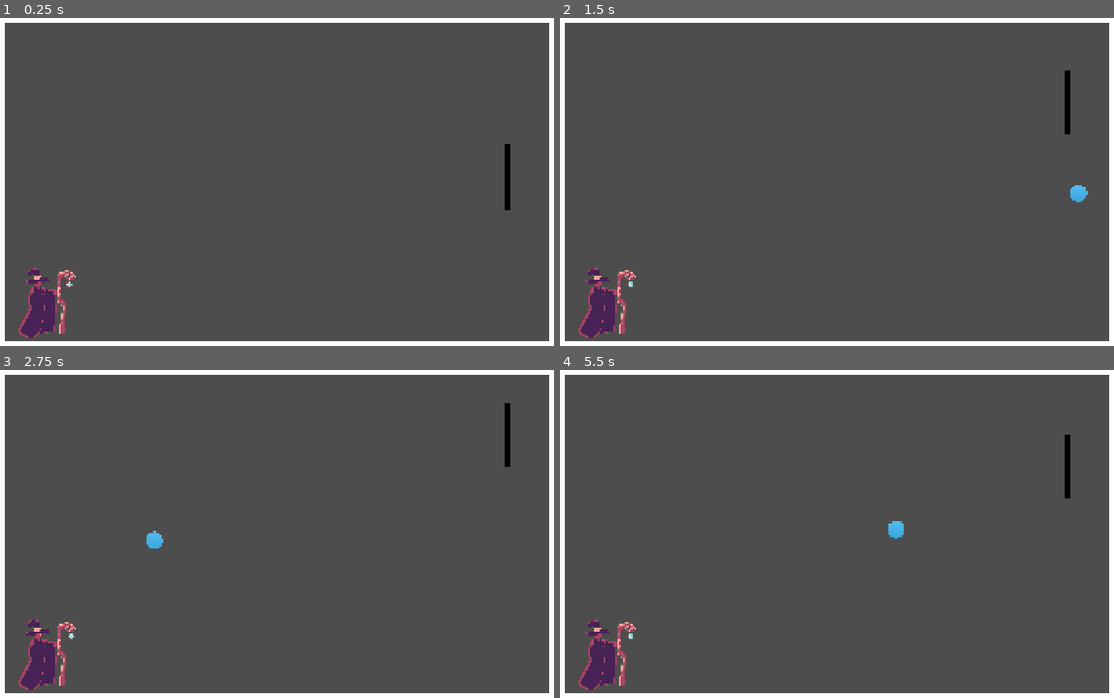
Above: before the commit, frames 1-4 (two rows, left to right).
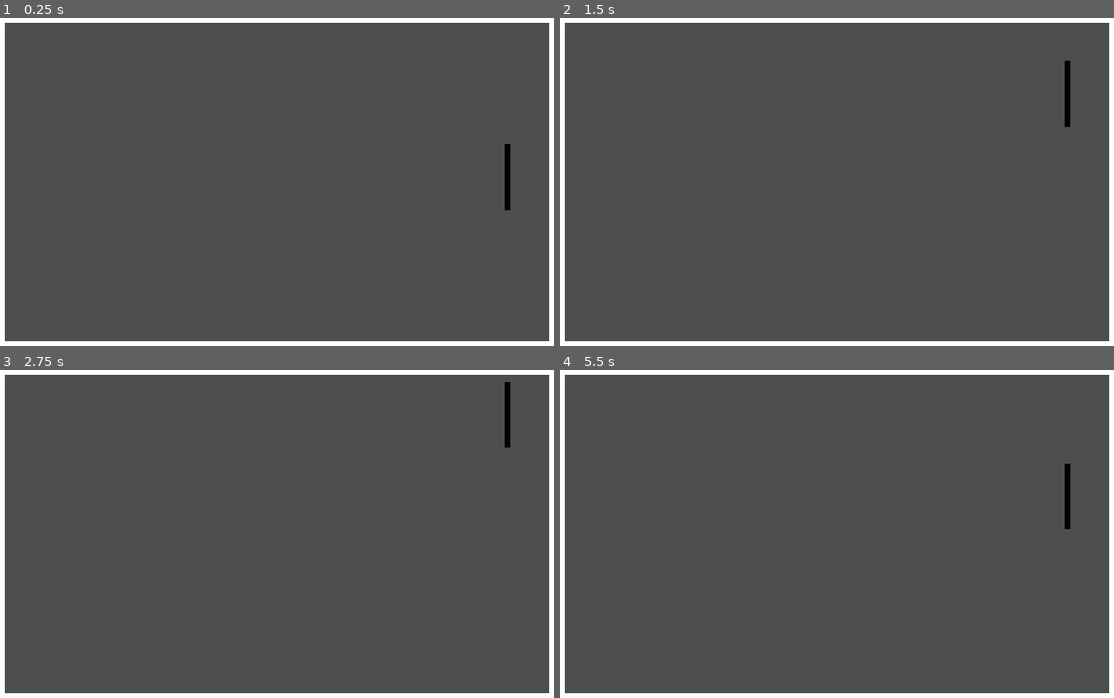
Above: after the commit, the same moments.

Repository: EmberDragons/Blobing
Game: Godot game, scene res://scenes/main.tscn
Same seed, same stepped clock (60 frames per second), same inputs: the game is played once before the commit and once after it.
Inputs:
- Up to frame 1 (0.25 s): no input
- Up to frame 2 (1.5 s): tap Enter at 0.5 s; hold Up (ui_up) 0.53-1.28 s; hold Down (ui_down) from 1.28 s (still down)
- Up to frame 3 (2.75 s): release Down (ui_down) at 2.03 s; hold Up (ui_up) from 2.03 s (still down)
- Up to frame 4 (5.5 s): release Up (ui_up) at 3.53 s; hold Left 3.53-5.03 s; hold Down (ui_down) from 5.03 s (still down)

The runs differ from the first frame. In frame 1, 1.1% of the frame differs, in the area x 3-14%, y 76-98%; in frame 2, 1.3%; in frame 3, 1.4%; in frame 4, 1.4%, in the area x 3-93%, y 19-98%.

Commit message:
triple slimes

Diff:
--- /dev/null
+++ b/new-game-project/gameObject/blob type/small.tscn
@@ -0,0 +1,35 @@
+[gd_scene format=3 uid="uid://cb0a3fhnkk3v3"]
+
+[ext_resource type="Script" uid="uid://6qqhiuadsbod" path="res://scripts/slime/slime.gd" id="1_2iji2"]
+[ext_resource type="Texture2D" uid="uid://dybml1h66pau1" path="res://Custom-Icon-Design-Flatastic-6-Circle.512.png" id="1_kwq0s"]
+
+[sub_resource type="PhysicsMaterial" id="PhysicsMaterial_johoh"]
+friction = 0.0
+bounce = 0.8
+
+[sub_resource type="CircleShape2D" id="CircleShape2D_kq4oe"]
+radius = 20.024984
+
+[sub_resource type="CircleShape2D" id="CircleShape2D_johoh"]
+radius = 22.0
+
+[node name="small" type="RigidBody2D" unique_id=305138964]
+collision_layer = 3
+collision_mask = 3
+physics_material_override = SubResource("PhysicsMaterial_johoh")
+lock_rotation = true
+script = ExtResource("1_2iji2")
+
+[node name="CollisionShape2D" type="CollisionShape2D" parent="." unique_id=1891245437]
+shape = SubResource("CircleShape2D_kq4oe")
+
+[node name="sprite" type="Sprite2D" parent="." unique_id=1255753873]
+scale = Vector2(0.08, 0.08)
+texture = ExtResource("1_kwq0s")
+
+[node name="Area2D" type="Area2D" parent="." unique_id=1673206737]
+
+[node name="CollisionShape2D" type="CollisionShape2D" parent="Area2D" unique_id=915537858]
+shape = SubResource("CircleShape2D_johoh")
+
+[connection signal="body_exited" from="Area2D" to="." method="_on_body_collided"]
--- /dev/null
+++ b/new-game-project/gameObject/blob type/triple.tscn
@@ -0,0 +1,35 @@
+[gd_scene format=3 uid="uid://dolv2l0bo0731"]
+
+[ext_resource type="Script" uid="uid://dpiy1nxb5owbk" path="res://scripts/slime/triple.gd" id="1_ejagc"]
+[ext_resource type="Texture2D" uid="uid://dybml1h66pau1" path="res://Custom-Icon-Design-Flatastic-6-Circle.512.png" id="2_no28b"]
+
+[sub_resource type="PhysicsMaterial" id="PhysicsMaterial_johoh"]
+friction = 0.0
+bounce = 0.8
+
+[sub_resource type="CircleShape2D" id="CircleShape2D_kq4oe"]
+radius = 25.0
+
+[sub_resource type="CircleShape2D" id="CircleShape2D_johoh"]
+radius = 28.0
+
+[node name="triple" type="RigidBody2D" unique_id=305138964]
+collision_layer = 3
+collision_mask = 3
+physics_material_override = SubResource("PhysicsMaterial_johoh")
+lock_rotation = true
+script = ExtResource("1_ejagc")
+
+[node name="CollisionShape2D" type="CollisionShape2D" parent="." unique_id=1891245437]
+shape = SubResource("CircleShape2D_kq4oe")
+
+[node name="sprite" type="Sprite2D" parent="." unique_id=1255753873]
+scale = Vector2(0.1, 0.1)
+texture = ExtResource("2_no28b")
+
+[node name="Area2D" type="Area2D" parent="." unique_id=1673206737]
+
+[node name="CollisionShape2D" type="CollisionShape2D" parent="Area2D" unique_id=915537858]
+shape = SubResource("CircleShape2D_johoh")
+
+[connection signal="body_exited" from="Area2D" to="." method="_on_body_collided"]
--- a/new-game-project/gameObject/magician.tscn
+++ b/new-game-project/gameObject/magician.tscn
@@ -1,6 +1,7 @@
 [gd_scene format=3 uid="uid://c6vj7t8ep4uhc"]
 
 [ext_resource type="Script" uid="uid://dbw0cxe85gdi1" path="res://scripts/magician/magician.gd" id="1_mcmco"]
+[ext_resource type="Script" uid="uid://dbw0cxe85gdi1" path="res://scripts/magician/magician.gd" id="1_j3blc"]
 [ext_resource type="Texture2D" uid="uid://ddd6l0t6u6j00" path="res://art/anim/idle/IMG_6899.png" id="1_sbc3m"]
 [ext_resource type="Texture2D" uid="uid://76rtnn1orioq" path="res://art/anim/idle/IMG_6900.png" id="2_xfmko"]
 [ext_resource type="Texture2D" uid="uid://bmc4grb3ehdrq" path="res://art/anim/idle/IMG_6901.png" id="3_6frcu"]
--- a/new-game-project/scenes/main.tscn
+++ b/new-game-project/scenes/main.tscn
@@ -1,7 +1,6 @@
 [gd_scene format=3 uid="uid://155xx7s6y6ta"]
 
 [ext_resource type="PackedScene" uid="uid://dkh2s285bh32u" path="res://gameObject/player.tscn" id="1_o5qli"]
-[ext_resource type="PackedScene" uid="uid://c6vj7t8ep4uhc" path="res://gameObject/magician.tscn" id="4_jyhfs"]
 
 [sub_resource type="WorldBoundaryShape2D" id="WorldBoundaryShape2D_sugp2"]
 normal = Vector2(1, 0)
@@ -73,6 +72,3 @@
 offset_top = -1393.7639
 offset_right = -760.0
 offset_bottom = 1182.364
-
-[node name="magician" parent="." unique_id=1446377657 instance=ExtResource("4_jyhfs")]
-position = Vector2(-632, 374)
--- a/new-game-project/scripts/magician/magician.gd
+++ b/new-game-project/scripts/magician/magician.gd
@@ -1,15 +1,24 @@
 extends Node2D
 
-const BLOBS = [["fire", "big", "sticky"]]
 var blob = preload("res://gameObject/blob type/normal.tscn")
+var triple_blob = preload("res://gameObject/blob type/triple.tscn")
 
-func spawn_blob():
+func spawn_normal_blob():
 	"""Make a blob spawn"""
 	var b = blob.instantiate()
 	b.position = Vector2(128., -64.)
 	b.linear_velocity = Vector2(256., -800.)
 	add_child(b)
 
+func spawn_triple_blob():
+	"""Make a blob spawn"""
+	var b = triple_blob.instantiate()
+	b.position = Vector2(128., -64.)
+	b.linear_velocity = Vector2(256., -800.)
+	add_child(b)
+
 func _ready() -> void:
 	await get_tree().create_timer(0.4).timeout
-	spawn_blob()
+	#spawn_normal_blob()
+	#await get_tree().create_timer(4.0).timeout
+	spawn_triple_blob()
--- a/new-game-project/scripts/player/player.gd
+++ b/new-game-project/scripts/player/player.gd
@@ -1,8 +1,8 @@
 extends CharacterBody2D
 
 
-var speed = 400.0
-var friction = 900.0
+var speed = 600.0
+var friction = 1200.0
 var pos_x : float
 
 
--- a/new-game-project/scripts/slime/slime.gd
+++ b/new-game-project/scripts/slime/slime.gd
@@ -1,4 +1,3 @@
-class_name slime
 extends RigidBody2D
 
 var saved_velocity : Vector2
--- /dev/null
+++ b/new-game-project/scripts/slime/triple.gd
@@ -0,0 +1,78 @@
+extends RigidBody2D
+
+var saved_velocity : Vector2
+var max_velocity : float = 1000
+var mult : float = 1.4
+
+var follow:bool = false
+var object_follow
+
+var small_blob = preload("res://gameObject/blob type/small.tscn")
+
+func _ready() -> void:
+	linear_velocity += Vector2(1000,0)
+
+func spawn_small_blob(dir: int):
+	"""Make a small blob spawn
+	dir :
+		0 -> left
+		1 -> center
+		2 -> right"""
+	var b = small_blob.instantiate()
+	var p = global_position
+	var v = get_node(^"/root/scene/magician/triple").linear_velocity
+
+	b.position = p
+	b.linear_velocity = v
+
+	if dir == 0:
+		b.position += Vector2(0., 100.)
+		b.linear_velocity += Vector2(0., 200.)
+	elif dir == 2:
+		b.position -= Vector2(0., 100.)
+		b.linear_velocity -= Vector2(0., 200.)
+
+	print(b.linear_velocity)
+	if b.linear_velocity.x <= 0.:
+		b.linear_velocity -= Vector2(1200., 0.)
+
+	get_tree().current_scene.add_child(b)
+
+func _unhandled_input(event):
+	if event is InputEventKey:
+		if event.pressed and event.keycode == KEY_LEFT:
+			spawn_small_blob(0)
+			spawn_small_blob(1)
+			spawn_small_blob(2)
+			die()
+
+func _process(delta: float) -> void:
+	if follow: following(object_follow)
+
+func following(o:Node2D):
+	global_position = o.global_position
+#
+func block(pos_follow) -> void:
+	var t = linear_velocity
+	saved_velocity = Vector2(-abs(t.x),t.y)
+	linear_velocity = Vector2.ZERO
+
+	freeze = true
+	follow = true
+	object_follow=pos_follow
+
+func unblock() -> void:
+	follow = false
+	freeze = false
+	linear_velocity = saved_velocity
+	#acceleration
+	linear_velocity = Vector2(min(max_velocity,abs(linear_velocity.x*mult))*(int(linear_velocity.x>0)-0.5)*2,
+	min(max_velocity,abs(linear_velocity.y*mult))*(int(linear_velocity.y>0)-0.5)*2)
+
+func die():
+	queue_free()
+
+func _on_body_collided(body: Node) -> void:
+	#acceleration et rebonds
+	linear_velocity = Vector2(min(max_velocity,abs(linear_velocity.x*mult))*(int(linear_velocity.x>0)-0.5)*2,
+	min(max_velocity,abs(linear_velocity.y*mult))*(int(linear_velocity.y>0)-0.5)*2)
Not shown, added: new-game-project/scripts/slime/triple.gd.uid
